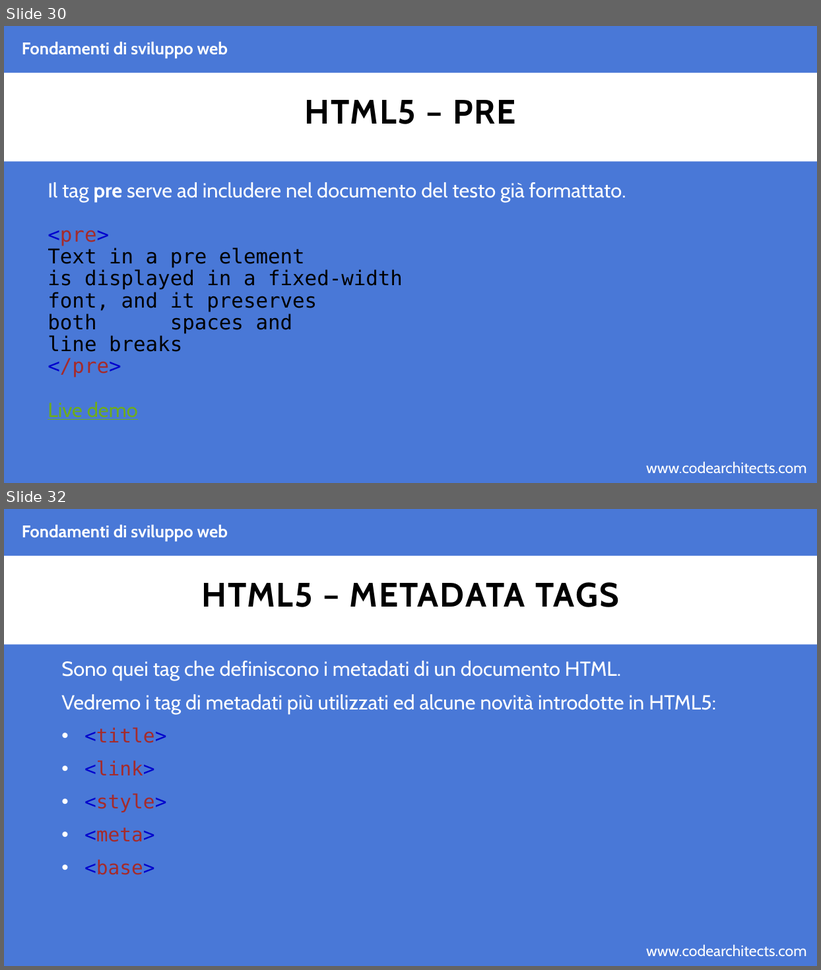
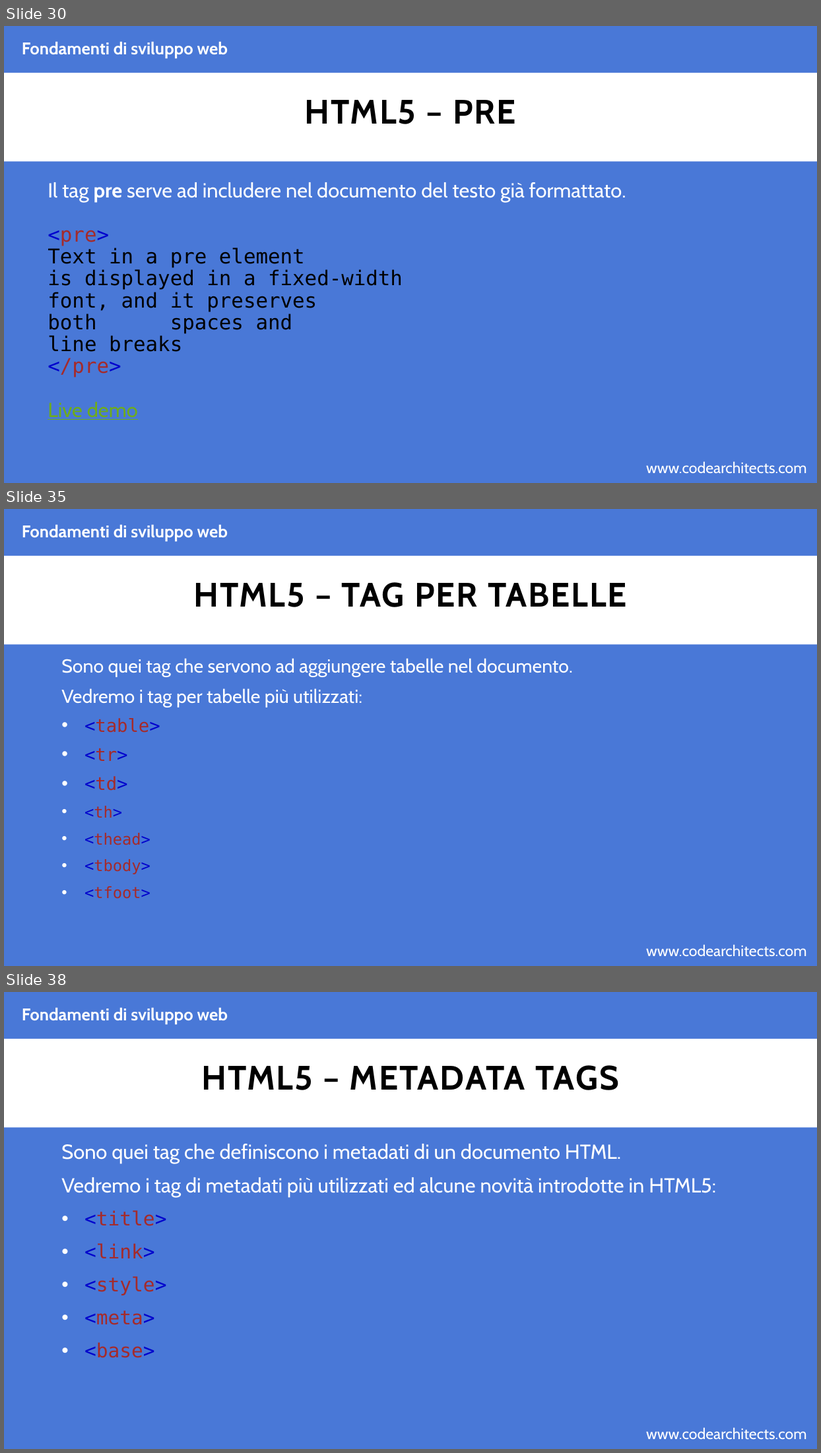
Before and after one commit to CodeArchitectsTraining/fondamenti-sviluppo-web-29052018, a slide deck: slides/html.pptx. Shown one above the other, each under a label of ours: slides 30 and 32 before the commit, slides 30, 35 and 38 after it; the slides between them are not shown. The pictures are 821x970 and 821x1453 pixels, drawn with LibreOffice and Linux fonts; fonts in the diff are those of the drawing; background and template pictures are left out. Boxes give left, top, right and bottom in pixels: in the first picture for what was removed or moved away, otherwise in the second. Text is boxed around its words. In the diff, an @@ line names an element or a change of style, - is before the commit and + after.

Commit message:
adding html slides

```diff
--- a/slides/html.pptx
+++ b/slides/html.pptx
@@ slide 35 added at box(4, 509, 817, 966), background #4978D7; not listed: 2 template elements that a slide beside it also shows @@
@@ text added at box(22, 524, 228, 541), 20 pt, text #FFFFFF, bold @@
+Fondamenti di sviluppo web
@@ title added at box(194, 582, 627, 607), 40 pt, text #000000, bold @@
+HTML5 – TAG PER TABELLE
@@ text added at box(61, 658, 572, 899), 22.2 pt, text #FFFFFF @@
+Sono quei tag che servono ad aggiungere tabelle nel documento.
+Vedremo i tag per tabelle più utilizzati:
+• <table>
+• <tr>
+• <td>
+• <th>
+• <thead>
+• <tbody>
+• <tfoot>
@@ what was slide 32 is now slide 38 @@
```
Also in this commit, not shown: 1 slide changed, 5 other slides added, 1 other file.
